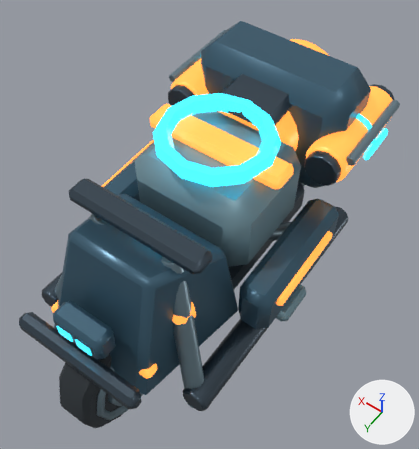
Before and after pictures for a commit that changed the FBX model unity/RogueCommandAssetAuthoring/Assets/RogueCommandExpansionSample/Models/SkirmishStrikeBike.fbx.
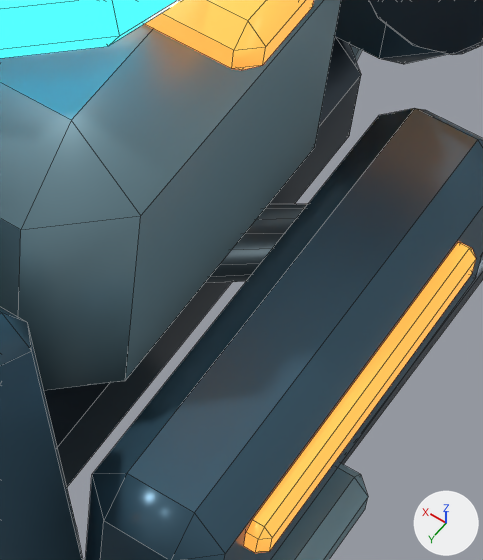
Each version is shown whole from a 50 mm camera at (-1.13, 1.52, 3.17) aimed at (-0.01, -0.04, 0.71), then close up on the part from 52% to 80% of the width and 38% to 69% of the height. The axes (+X, +Y, +Z) are drawn at lower right. The lights are the same throughout. The older version's two pictures come first. The close-ups show mesh edges as thin lines. Where no turn or scale is listed for an object, it has been applied to the vertices.

In view in the first close-up: 'SkirmishStrikeBike_Batch_Strike_Bike_Arc_Cyan', 'SkirmishStrikeBike_Batch_Strike_Bike_Armor', 'SkirmishStrikeBike_Batch_Strike_Bike_Gunmetal', 'SkirmishStrikeBike_Batch_Strike_Bike_Light_Armor', 'SkirmishStrikeBike_Batch_Strike_Bike_Warning_Orange', 'SkirmishStrikeBike_Batch_Strike_Bike_Wheel_Metal'.
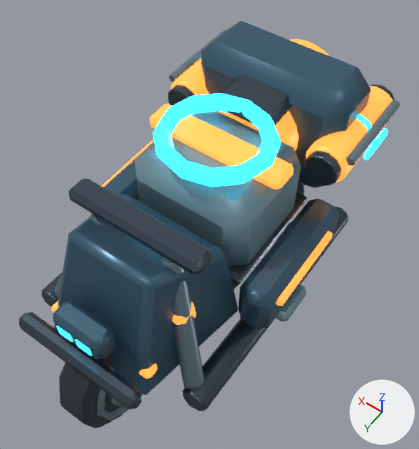
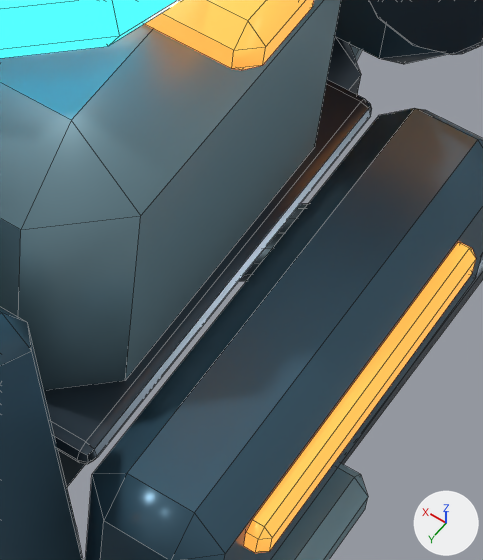
Location of each change, [x1, y1, x2, y2] in pixels of the close-ups (483 x 560 px):
part 1 of me_cylinder_027, added
    after: [44, 80, 372, 464]
'SkirmishStrikeBike_Batch_Strike_Bike_Wheel_Metal', unchanged, covered by the edit
    before: [205, 44, 362, 283]
    after: [238, 44, 362, 282]

Patch to the scene script:
```diff
--- a/unity/RogueCommandAssetAuthoring/Assets/RogueCommandExpansionSample/Models/SkirmishStrikeBike.fbx.py
+++ b/unity/RogueCommandAssetAuthoring/Assets/RogueCommandExpansionSample/Models/SkirmishStrikeBike.fbx.py
@@ me_cylinder_027 @@
 # used by ob_skirmishstrikebike_batch_strike_bike_gunmetal; location = (-0.13, -0.78, 0.39)
-me_cylinder_027.from_pydata(...)  # 648 vertices, 678 faces; spans x -0.41..0.67, y -0.28..1.77, z -0.1..0.94
+me_cylinder_027.from_pydata(...)  # 692 vertices, 720 faces; spans x -0.41..0.67, y -0.28..1.77, z -0.1..0.94
+# me_cylinder_027 part 1: a new loose piece of 44 vertices spanning x -0.24..0.5, y 0.32..0.99, z 0.36..0.39, in mat_strike_bike_gunmetal (greyish blue #4b5965)
 me_cylinder_027.materials.append(mat_strike_bike_gunmetal)
```
